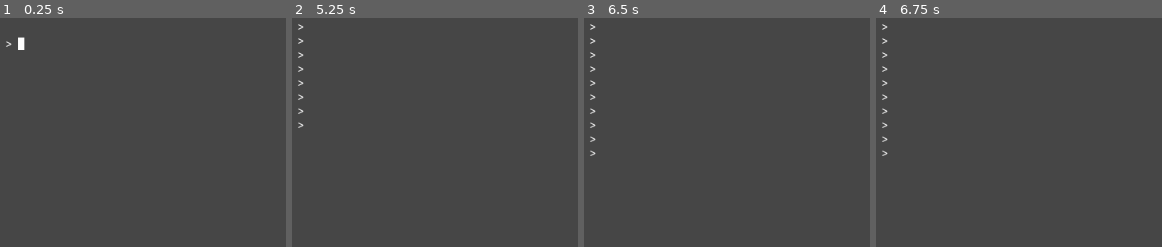
Above: before the commit, frames 1-4 (left to right).
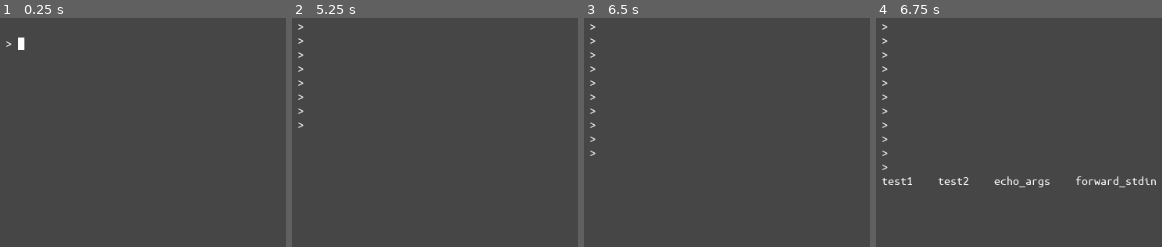
Above: after the commit, the same moments.

Repository: drageryd/godot-cli
Game: Godot game, scene res://console.tscn
Same seed, same stepped clock (60 frames per second), same inputs: the game is played once before the commit and once after it.
Inputs:
- Up to frame 1 (0.25 s): no input
- Up to frame 2 (5.25 s): tap Enter at 0.5, 0.8, 1.35, 2, 2.3, 2.85, 3.5, 3.8 s; hold Up 0.53-2.03 s; tap Tab at 0.6, 1.55, 2.1, 3.05, 4.55, 5.1 s; tap Space at 1.25, 2.75, 4.25 s; hold Left 2.03-3.53 s; hold Down 3.53-4.28 s; tap Backspace at 3.6 s; hold Right 4.28-5.03 s; tap Delete at 4.35 s; hold Up from 5.03 s (still down)
- Up to frame 3 (6.5 s): tap Enter at 5.3, 5.85 s; release Up at 5.78 s; hold Right from 5.78 s (still down); tap Tab at 6.05 s
- Up to frame 4 (6.75 s): keep holding Right; tap Tab at 6.6 s

Frames 1-3 are identical in both runs. In frame 4, 1.2% of the frame differs, in the area x 2-98%, y 63-75%.

Commit message:
Added tab autocomplete
A horribly long function for autocompleting commands or files, this
will have to be refactored at some point, but for now it is just a
nice to have feature.

At the first word of a console input will be treated as a command, the
rest as files. One tab will fill in a unique match or the common
characters from the candidates, if nothing is added a second tab will
list the available candidates.

Diff:
--- a/command_history.gd
+++ b/command_history.gd
@@ -25,12 +25,12 @@
 	marker_index = 0
 	command_index = 0
 
-func add_character(character):
+func add_characters(characters):
 	# Add character to current command
 	commands[command_index] = \
-		commands[command_index].insert(marker_index, character)
+		commands[command_index].insert(marker_index, characters)
 	# Move command marker
-	marker_index += 1
+	marker_index += characters.length()
 
 func backspace():
 	# Remove one character behind the marker
@@ -72,3 +72,6 @@
 	marker_index = max(
 		marker_index - 1,
 		0)
+
+func marker_position():
+	return marker_index
--- a/command_thread.gd
+++ b/command_thread.gd
@@ -7,6 +7,8 @@
 var stdin = Stream.new()
 var stdout = Stream.new()
 var stderr = Stream.new()
+
+var pwd = "res://"
 
 # Run is called from the command line and holds the command to execute
 func run(command):
@@ -85,3 +87,28 @@
 
 func _exit_tree():
 	_thread.wait_to_finish()
+
+func match_commands(partial):
+	var matched = []
+	# Add all commands that begin with partial
+	for command in _commands.get_commands():
+		if command.begins_with(partial):
+			matched.append(command)
+	return matched
+
+func match_files(path, partial):
+	var matched = []
+	# Get all files and directories in Directory
+	var dir = Directory.new()
+	if dir.open(pwd + path) == OK:
+		dir.list_dir_begin()
+		var file_name = dir.get_next()
+		while file_name != "":
+			if dir.current_is_dir():
+				file_name += "/"
+			# Add all files and directories that begin with partial
+			if file_name.begins_with(partial):
+				matched.append(file_name)
+			file_name = dir.get_next()
+		dir.list_dir_end()
+	return matched
--- a/commands.gd
+++ b/commands.gd
@@ -13,6 +13,9 @@
 	if args[0] in _commands:
 		print("CALLING")
 		_commands[args[0]].call_func(args, stdin, stdout, stderr)
+
+func get_commands():
+	return _commands.keys()
 
 func _test1(args, stdin, stdout, stderr):
 	print("Called test1", args)
--- a/console.gd
+++ b/console.gd
@@ -5,6 +5,8 @@
 
 var command_thread = load("command_thread.gd").new()
 var command_history = load("command_history.gd").new()
+
+var tab_count = 0
 
 # Clear commands at start
 func _ready():
@@ -24,7 +26,7 @@
 		# Add character to command if printable ascii
 		if character != "":
 			# Add character to current command
-			command_history.add_character(character)
+			command_history.add_characters(character)
 		# Navigation and special keys
 		# Run command
 		elif event.scancode == KEY_ENTER:
@@ -47,13 +49,14 @@
 		# Move marker to the left
 		elif event.scancode == KEY_LEFT:
 			command_history.marker_left()
-		# Autocomplete command or file
-		elif event.scancode == KEY_TAB:
-			print("KEY_TAB")
-			# TODO: Tab complete commands and files
 		# Unknown command
 		else:
 			print("Got unicode %d" % event.unicode)
+		# Autocomplete command or file
+		if event.scancode == KEY_TAB:
+			autocomplete()
+		else:
+			tab_count = 0
 
 func _process(delta):
 	update_console()
@@ -102,3 +105,69 @@
 		command_history.add_history(command)
 	# Run command
 	command_thread.run(command)
+
+# Autocomplete commands and files
+func autocomplete():
+	tab_count += 1
+	# Get current command
+	var command = command_history.get_command(false, false)
+	# Truncate at marker position
+	command = command.substr(0, command_history.marker_position())
+	# Match in current command if piped
+	command = command.split("|")[-1].lstrip(" ")
+	# Match command if first word, else match file
+	command = command.split(" ")
+	# Check if command or file
+	var is_command = command.size() == 1
+	command = command[-1]
+	# Split completed paths
+	var path = ""
+	if "/" in command:
+		var last_slash = command.find_last("/")
+		path += command.substr(0, last_slash)
+		command = command.substr(last_slash + 1)
+
+	# Only the first word matches commands, else it is files
+	var matches = []
+	if is_command:
+		matches = command_thread.match_commands(command)
+	else:
+		matches = command_thread.match_files(path, command)
+
+	# If no match only reset tab_count
+	if matches.empty():
+		tab_count = 0
+	# If unique match, append command
+	elif matches.size() == 1:
+		var completion = matches[0].substr(command.length())
+		if completion == "":
+			completion = " "
+		command_history.add_characters(completion)
+		tab_count = 0
+	# Else more than one match, if first time extract common start
+	elif tab_count <= 1:
+		# Get first element to compare with
+		var common = matches.pop_front()
+		# Assume all characters match
+		var common_length = common.length()
+		# Check with all other matches and update length every loop
+		for other in matches:
+			for i in range(common_length):
+				# If they dont match, update length
+				if common[i] != other[i]:
+					common_length = i
+					break
+		# Final common is the truncated string
+		common = common.substr(0, common_length)
+		var completion = common.substr(command.length())
+		command_history.add_characters(completion)
+	# If no match for more than one try list options
+	else:
+		# Add indicator and command to console history
+		output_text.text += command_history.get_command(true, false) + "\n"
+		# Add options to console history
+		for i in range(matches.size()):
+			if i != 0:
+				output_text.text += "\t"
+			output_text.text += matches[i]
+		output_text.text += "\n"
